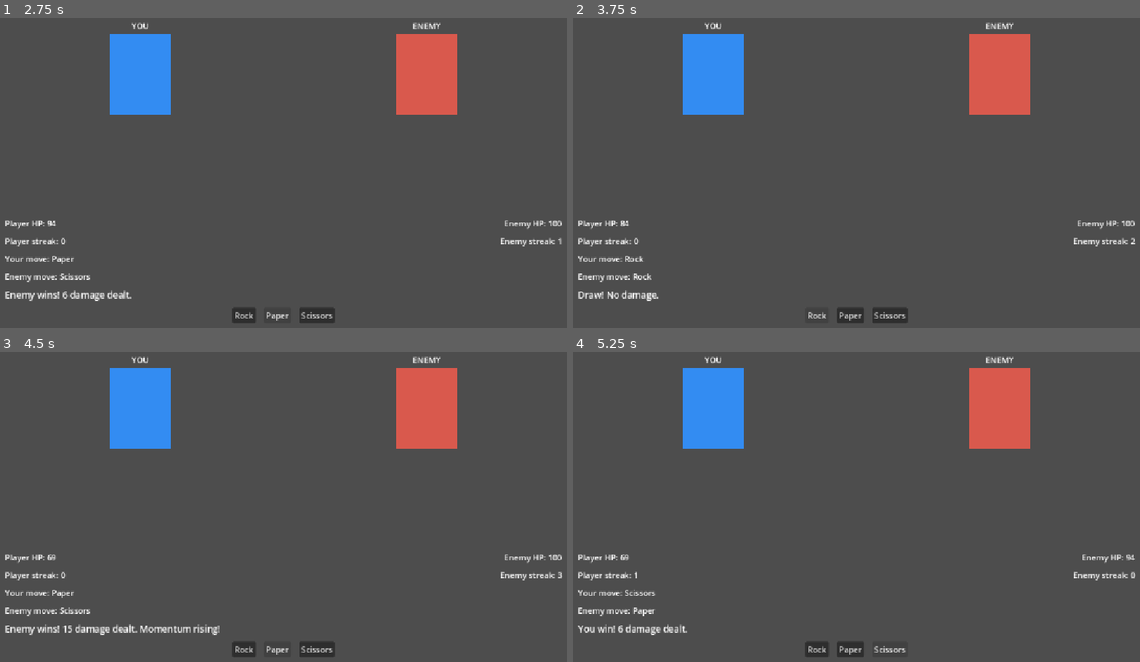
Above: before the commit, frames 1-4 (two rows, left to right).
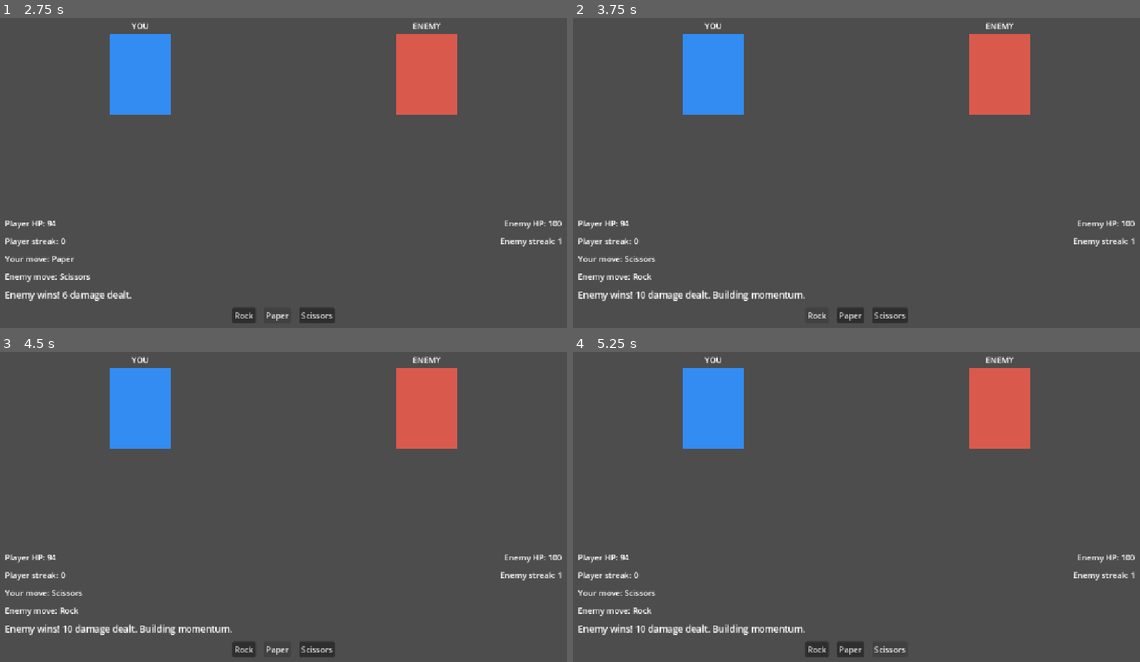
Above: after the commit, the same moments.

Repository: ZackPSmiley/RPS_Battler
Game: Godot game, scene res://main_menu.tscn
Two runs of this game, one before a commit and one after it. Both use one fixed random seed, a clock stepped at 60 frames per second and the inputs below.
Inputs:
- Up to frame 1 (2.75 s): click "Start" at 0.5 s; click "Rock" at 1.25 s; click "Paper" at 2 s
- Up to frame 2 (3.75 s): click "Scissors" at 2.75 s; click "Rock" at 3.5 s
- Up to frame 3 (4.5 s): click "Paper" at 4.25 s
- Up to frame 4 (5.25 s): click "Scissors" at 5 s

Frame 1 is identical in both runs. In frame 2, 0.7% of the frame differs, in the area x 1-100%, y 65-92%; in frame 3, 0.4%; in frame 4, 0.9%, in the area x 0-100%, y 65-92%.

Commit message:
first changes after main loop confirmed

Diff:
--- a/battle_scene.tscn
+++ b/battle_scene.tscn
@@ -20,6 +20,14 @@
 grow_horizontal = 2
 grow_vertical = 2
 script = ExtResource("2_ui")
+
+[node name="ButtonSfx" type="AudioStreamPlayer" parent="UILayer"]
+
+[node name="HitSfx" type="AudioStreamPlayer" parent="UILayer"]
+
+[node name="BigHitSfx" type="AudioStreamPlayer" parent="UILayer"]
+
+[node name="WinSfx" type="AudioStreamPlayer" parent="UILayer"]
 
 [node name="Margin" type="MarginContainer" parent="UILayer"]
 layout_mode = 1
--- a/scripts/battle/battle_controller.gd
+++ b/scripts/battle/battle_controller.gd
@@ -100,7 +100,9 @@
 		var damage: int = _damage_for_streak(_player.streak)
 		_enemy.apply_damage(damage)
 		ui.show_round_resolution(p_str, e_str, _build_win_result_text(true, damage, _player.streak))
-		ui.flash_enemy_hit(_hit_feedback_strength(damage))
+		if damage >= 10:
+			await ui.brief_hit_pause()
+		ui.flash_enemy_hit(_hit_feedback_strength(damage), damage)
 		ui.pulse_player_streak(_player.streak)
 	elif outcome == RoundResolver.Outcome.ENEMY_WIN:
 		_enemy.streak += 1
@@ -108,7 +110,9 @@
 		var damage: int = _damage_for_streak(_enemy.streak)
 		_player.apply_damage(damage)
 		ui.show_round_resolution(p_str, e_str, _build_win_result_text(false, damage, _enemy.streak))
-		ui.flash_player_hit(_hit_feedback_strength(damage))
+		if damage >= 10:
+			await ui.brief_hit_pause()
+		ui.flash_player_hit(_hit_feedback_strength(damage), damage)
 		ui.pulse_enemy_streak(_enemy.streak)
 
 	_sync_ui_to_state()
--- a/scripts/ui/battle_ui.gd
+++ b/scripts/ui/battle_ui.gd
@@ -1,4 +1,4 @@
-## Presentation + input: controller calls these methods only (no direct node grabs elsewhere).
+## Presentation + input: controller calls these methods only.
 class_name BattleUI
 extends Control
 
@@ -18,23 +18,48 @@
 @onready var scissors_button: Button = $Margin/VBox/ChoiceRow/ScissorsButton
 @onready var restart_button: Button = $Margin/VBox/RestartButton
 
-## Placeholder fighter ColorRects (hit feedback runs on these nodes).
+@onready var player_fighter_root: Control = $Margin/VBox/FighterRow/PlayerSide/PlayerFighterRoot
+@onready var enemy_fighter_root: Control = $Margin/VBox/FighterRow/EnemySide/EnemyFighterRoot
 @onready var player_body: ColorRect = $Margin/VBox/FighterRow/PlayerSide/PlayerFighterRoot/PlayerBody
 @onready var enemy_body: ColorRect = $Margin/VBox/FighterRow/EnemySide/EnemyFighterRoot/EnemyBody
 
+@onready var button_sfx: AudioStreamPlayer = $ButtonSfx
+@onready var hit_sfx: AudioStreamPlayer = $HitSfx
+@onready var big_hit_sfx: AudioStreamPlayer = $BigHitSfx
+@onready var win_sfx: AudioStreamPlayer = $WinSfx
+
 var _player_base_color: Color
 var _enemy_base_color: Color
+var _player_root_rest: Vector2 = Vector2.ZERO
+var _enemy_root_rest: Vector2 = Vector2.ZERO
+var _result_label_rest_scale: Vector2
+
 var _fighter_feedback_tween: Tween = null
-var _streak_pulse_tween: Tween = null
+var _result_line_tween: Tween = null
+var _player_streak_tween: Tween = null
+var _enemy_streak_tween: Tween = null
 
 
 func _ready() -> void:
 	_player_base_color = player_body.color
 	_enemy_base_color = enemy_body.color
+	_result_label_rest_scale = round_result_label.scale
 	_refresh_body_pivots()
 	player_body.resized.connect(_refresh_body_pivots)
 	enemy_body.resized.connect(_refresh_body_pivots)
+	round_result_label.resized.connect(_on_result_label_resized)
+	_on_result_label_resized()
 	_connect_buttons()
+	call_deferred("_snapshot_fighter_roots")
+
+
+func _snapshot_fighter_roots() -> void:
+	_player_root_rest = player_fighter_root.position
+	_enemy_root_rest = enemy_fighter_root.position
+
+
+func _on_result_label_resized() -> void:
+	round_result_label.pivot_offset = round_result_label.size / 2.0
 
 
 func _refresh_body_pivots() -> void:
@@ -50,19 +75,40 @@
 
 
 func _on_rock_pressed() -> void:
+	play_button_sfx()
 	move_chosen.emit(RoundResolver.Move.ROCK)
 
 
 func _on_paper_pressed() -> void:
+	play_button_sfx()
 	move_chosen.emit(RoundResolver.Move.PAPER)
 
 
 func _on_scissors_pressed() -> void:
+	play_button_sfx()
 	move_chosen.emit(RoundResolver.Move.SCISSORS)
 
 
 func _on_restart_pressed() -> void:
 	restart_requested.emit()
+
+
+func play_button_sfx() -> void:
+	if button_sfx.stream != null:
+		button_sfx.play()
+
+
+func play_hit_sfx(is_big_hit: bool) -> void:
+	if is_big_hit:
+		if big_hit_sfx.stream != null:
+			big_hit_sfx.play()
+	elif hit_sfx.stream != null:
+		hit_sfx.play()
+
+
+func play_win_sfx() -> void:
+	if win_sfx.stream != null:
+		win_sfx.play()
 
 
 func update_hp(player_hp: int, enemy_hp: int) -> void:
@@ -82,6 +128,7 @@
 
 func show_result(text: String) -> void:
 	round_result_label.text = text
+	_pulse_round_result_line()
 
 
 func show_round_resolution(player_move: String, enemy_move: String, result_text: String) -> void:
@@ -94,6 +141,7 @@
 	match_end_label.text = "Player Wins!" if player_won else "Enemy Wins!"
 	restart_button.visible = true
 	set_controls_locked(true)
+	play_win_sfx()
 
 
 func hide_end_screen() -> void:
@@ -109,8 +157,13 @@
 
 
 func reset_visual_state() -> void:
+	Engine.time_scale = 1.0
 	_kill_fighter_tween()
-	_kill_streak_tween()
+	_kill_result_line_tween()
+	_kill_player_streak_tween()
+	_kill_enemy_streak_tween()
+	player_fighter_root.position = _player_root_rest
+	enemy_fighter_root.position = _enemy_root_rest
 	player_body.scale = Vector2.ONE
 	enemy_body.scale = Vector2.ONE
 	player_body.position = Vector2.ZERO
@@ -125,40 +178,61 @@
 	enemy_streak_label.modulate = Color.WHITE
 	player_streak_label.scale = Vector2.ONE
 	enemy_streak_label.scale = Vector2.ONE
+	round_result_label.modulate = Color.WHITE
+	round_result_label.scale = _result_label_rest_scale
+	if button_sfx.playing:
+		button_sfx.stop()
+	if hit_sfx.playing:
+		hit_sfx.stop()
+	if big_hit_sfx.playing:
+		big_hit_sfx.stop()
+	if win_sfx.playing:
+		win_sfx.stop()
 
 
 func reset_match_ui() -> void:
 	reset_visual_state()
 	hide_end_screen()
-	show_round_resolution("—", "—", "Pick Rock, Paper, or Scissors.")
+	show_moves("—", "—")
+	round_result_label.text = "Pick Rock, Paper, or Scissors."
 	set_controls_locked(false)
 
 
-## strength 0.35–1.0 typical; controller derives from damage.
-func flash_player_hit(strength: float = 1.0) -> void:
-	_play_body_hit_feedback(player_body, _player_base_color, strength, 1.0)
-
-
-func flash_enemy_hit(strength: float = 1.0) -> void:
-	_play_body_hit_feedback(enemy_body, _enemy_base_color, strength, -1.0)
-
-
-func _play_body_hit_feedback(body: ColorRect, base_color: Color, strength: float, recoil_dir: float) -> void:
+## Short freeze for heavier hits; timer ignores time_scale so we can restore cleanly.
+func brief_hit_pause() -> void:
+	var prev: float = Engine.time_scale
+	Engine.time_scale = 0.0
+	await get_tree().create_timer(0.038, true, true).timeout
+	Engine.time_scale = prev
+
+
+func flash_player_hit(strength: float = 1.0, damage: int = 0) -> void:
+	_play_hit_feedback(player_body, player_fighter_root, _player_base_color, strength, -1.0)
+	play_hit_sfx(damage >= 10)
+
+
+func flash_enemy_hit(strength: float = 1.0, damage: int = 0) -> void:
+	_play_hit_feedback(enemy_body, enemy_fighter_root, _enemy_base_color, strength, 1.0)
+	play_hit_sfx(damage >= 10)
+
+
+func _play_hit_feedback(body: ColorRect, root: Control, base_color: Color, strength: float, recoil_sign: float) -> void:
 	_kill_fighter_tween()
 	var s: float = clampf(strength, 0.2, 1.5)
 	var flash := base_color.lerp(Color(1.0, 1.0, 1.0), 0.45 + 0.35 * s)
 	var squash := Vector2(1.0 + 0.05 * s, 1.0 - 0.04 * s)
-	var recoil_px: float = 10.0 * recoil_dir * s
+	var root_nudge: float = 5.0 * recoil_sign * s
+	var rest_root: Vector2 = _player_root_rest if root == player_fighter_root else _enemy_root_rest
 	var tw := create_tween()
 	tw.set_parallel(true)
 	tw.tween_property(body, "color", flash, 0.04 * s)
 	tw.tween_property(body, "scale", squash, 0.05)
-	tw.tween_property(body, "position", Vector2(recoil_px, 0.0), 0.05)
+	tw.tween_property(root, "position", rest_root + Vector2(root_nudge, 0.0), 0.05)
 	tw.chain()
 	tw.set_parallel(true)
 	tw.tween_property(body, "color", base_color, 0.1 + 0.05 * s)
 	tw.tween_property(body, "scale", Vector2.ONE, 0.1)
-	tw.tween_property(body, "position", Vector2.ZERO, 0.1)
+	tw.tween_property(root, "position", rest_root, 0.1)
 	_fighter_feedback_tween = tw
 
 
@@ -168,17 +242,36 @@
 	_fighter_feedback_tween = null
 
 
-## Pass current winner streak so 3+ can pulse harder.
+func _pulse_round_result_line() -> void:
+	_kill_result_line_tween()
+	var tw := create_tween()
+	tw.set_parallel(true)
+	tw.tween_property(round_result_label, "scale", Vector2(1.06, 1.06), 0.06)
+	tw.tween_property(round_result_label, "modulate", Color(1.12, 1.12, 1.08), 0.06)
+	tw.chain()
+	tw.set_parallel(true)
+	tw.tween_property(round_result_label, "scale", _result_label_rest_scale, 0.12)
+	tw.tween_property(round_result_label, "modulate", Color.WHITE, 0.12)
+	_result_line_tween = tw
+
+
+func _kill_result_line_tween() -> void:
+	if _result_line_tween != null and is_instance_valid(_result_line_tween):
+		_result_line_tween.kill()
+	_result_line_tween = null
+
+
 func pulse_player_streak(streak_value: int = 1) -> void:
-	_pulse_streak_label(player_streak_label, streak_value)
+	_kill_player_streak_tween()
+	_player_streak_tween = _build_streak_pulse_tween(player_streak_label, streak_value)
 
 
 func pulse_enemy_streak(streak_value: int = 1) -> void:
-	_pulse_streak_label(enemy_streak_label, streak_value)
-
-
-func _pulse_streak_label(lbl: Label, streak_value: int) -> void:
-	_kill_streak_tween()
+	_kill_enemy_streak_tween()
+	_enemy_streak_tween = _build_streak_pulse_tween(enemy_streak_label, streak_value)
+
+
+func _build_streak_pulse_tween(lbl: Label, streak_value: int) -> Tween:
 	var dramatic: bool = streak_value >= 3
 	var peak_mod := Color(1.25, 1.2, 0.7) if dramatic else Color(1.2, 1.15, 0.75)
 	var peak_scale := Vector2(1.12, 1.12) if dramatic else Vector2(1.08, 1.08)
@@ -190,10 +283,16 @@
 	tw.set_parallel(true)
 	tw.tween_property(lbl, "modulate", Color.WHITE, 0.2 if dramatic else 0.18)
 	tw.tween_property(lbl, "scale", Vector2.ONE, 0.16 if dramatic else 0.14)
-	_streak_pulse_tween = tw
-
-
-func _kill_streak_tween() -> void:
-	if _streak_pulse_tween != null and is_instance_valid(_streak_pulse_tween):
-		_streak_pulse_tween.kill()
-	_streak_pulse_tween = null
+	return tw
+
+
+func _kill_player_streak_tween() -> void:
+	if _player_streak_tween != null and is_instance_valid(_player_streak_tween):
+		_player_streak_tween.kill()
+	_player_streak_tween = null
+
+
+func _kill_enemy_streak_tween() -> void:
+	if _enemy_streak_tween != null and is_instance_valid(_enemy_streak_tween):
+		_enemy_streak_tween.kill()
+	_enemy_streak_tween = null
